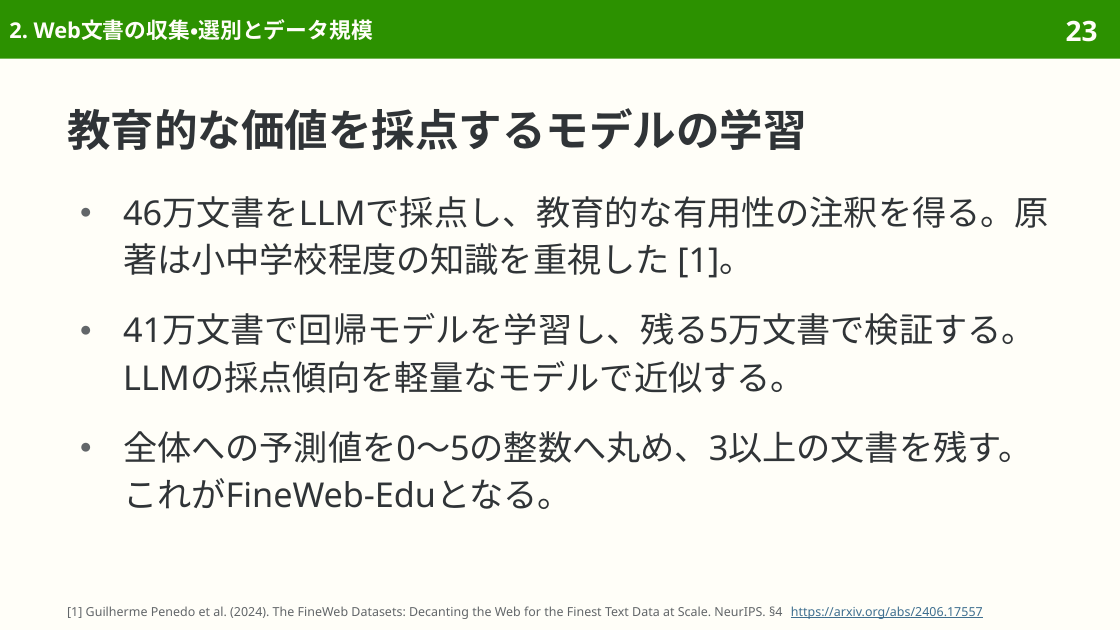
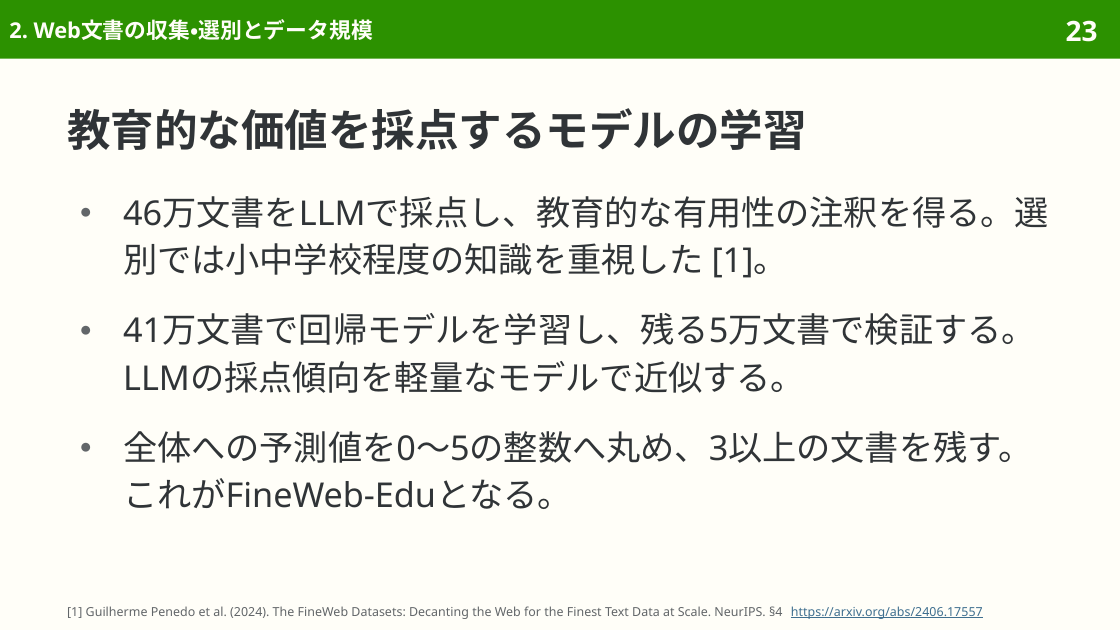
Before and after one commit to sasakiy84/datasets-in-10-minutes, a slide deck: slide 23 of slides/datasets-in-10-minutes-fineweb.pptx. Drawn at 1120x630 pixels with LibreOffice and Linux fonts; fonts in the diff are those of the drawing. Boxes give left, top, right and bottom in pixels: in the first picture for what was removed or moved away, otherwise in the second. Text is boxed around its words. In the diff, an @@ line names an element or a change of style, - is before the commit and + after.

Commit message:
slides(fineweb): refine Japanese wording and pair translations

```diff
--- a/slides/datasets-in-10-minutes-fineweb.pptx
+++ b/slides/datasets-in-10-minutes-fineweb.pptx
@@ text at box(123, 196, 1049, 278): text changed @@
-● 46万文書をLLMで採点し、教育的な有用性の注釈を得る。原著は小中学校程度の知識を重視した [1]。
+● 46万文書をLLMで採点し、教育的な有用性の注釈を得る。選別では小中学校程度の知識を重視した [1]。
```
Also in this commit, not shown: 22 other slides changed, 3 other files.
